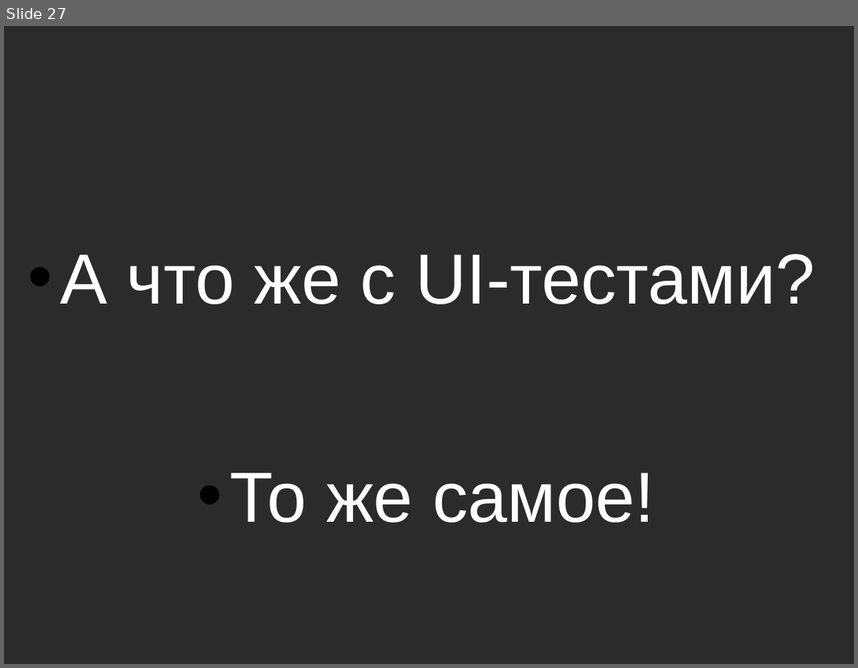
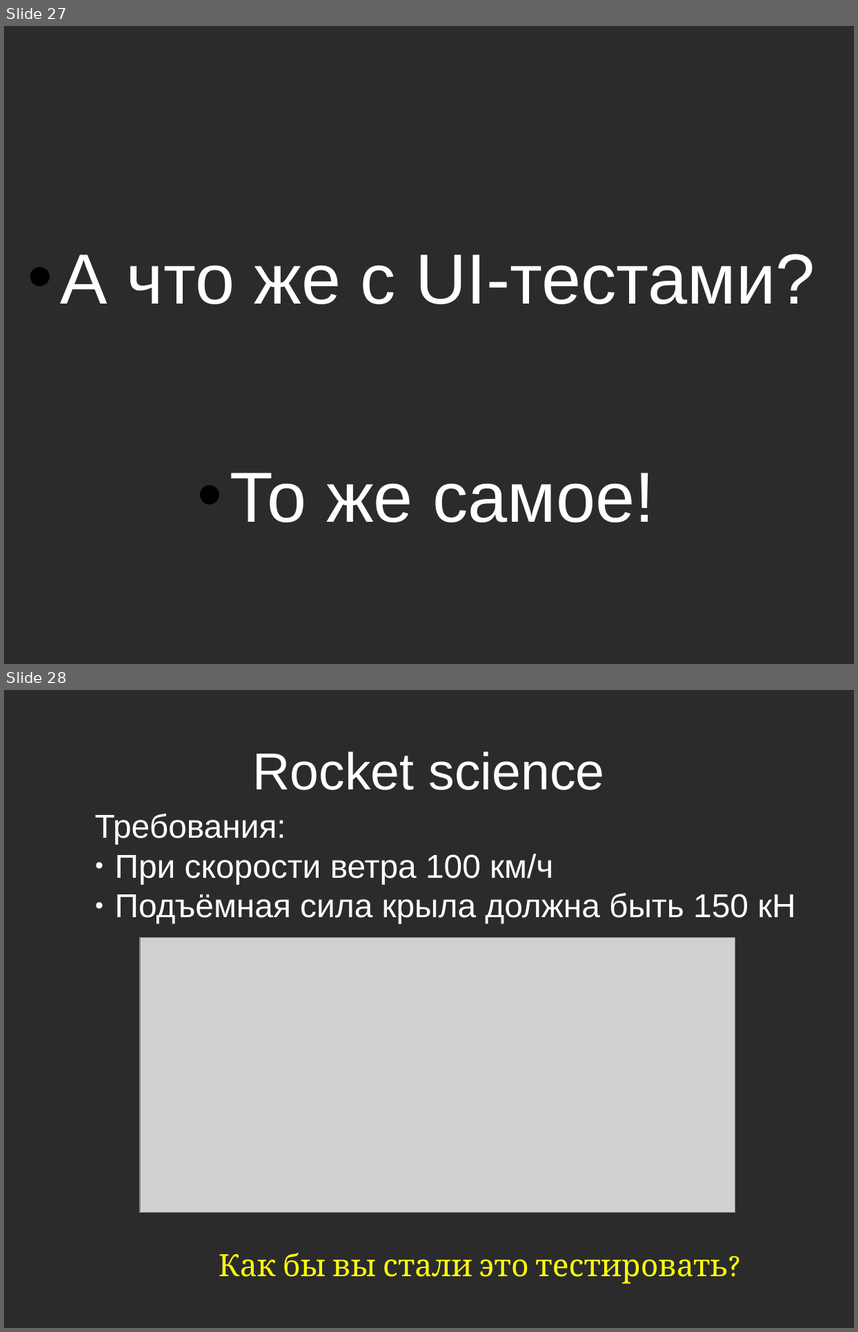
Before and after one commit to asolntsev/presentations, a slide deck: ui-tests/the_fast_and_the_continuous.seleniumcamp2014.odp. Shown one above the other, each under a label of ours: slide 27 before the commit, slides 27 and 28 after it. The pictures are 858x668 and 858x1332 pixels, drawn with LibreOffice and Linux fonts; fonts in the diff are those of the drawing; grey boxes stand for pictures; background and template pictures are left out; a plain dark background stands for a picture behind light text. Boxes give left, top, right and bottom in pixels: in the first picture for what was removed or moved away, otherwise in the second. Text is boxed around its words. In the diff, an @@ line names an element or a change of style, - is before the commit and + after.

Commit message:
Added funny pictures

```diff
--- a/ui-tests/the_fast_and_the_continuous.seleniumcamp2014.odp
+++ b/ui-tests/the_fast_and_the_continuous.seleniumcamp2014.odp
@@ slide 28 added at box(4, 690, 854, 1328), background picture (left out) @@
@@ title added at box(252, 751, 605, 790), 44 pt, text #FFFFFF @@
+Rocket science
@@ text added at box(95, 814, 795, 924), 28 pt, text #FFFFFF @@
+Требования:
+● При скорости ветра 100 км/ч
+● Подъёмная сила крыла должна быть 150 кН
@@ picture added at box(140, 938, 735, 1212) @@
@@ text added at box(219, 1252, 728, 1283), 26 pt, text #FFFF0B @@
+Как бы вы стали это тестировать?
```
Also in this commit, not shown: 17 slides changed, 3 other slides added.
